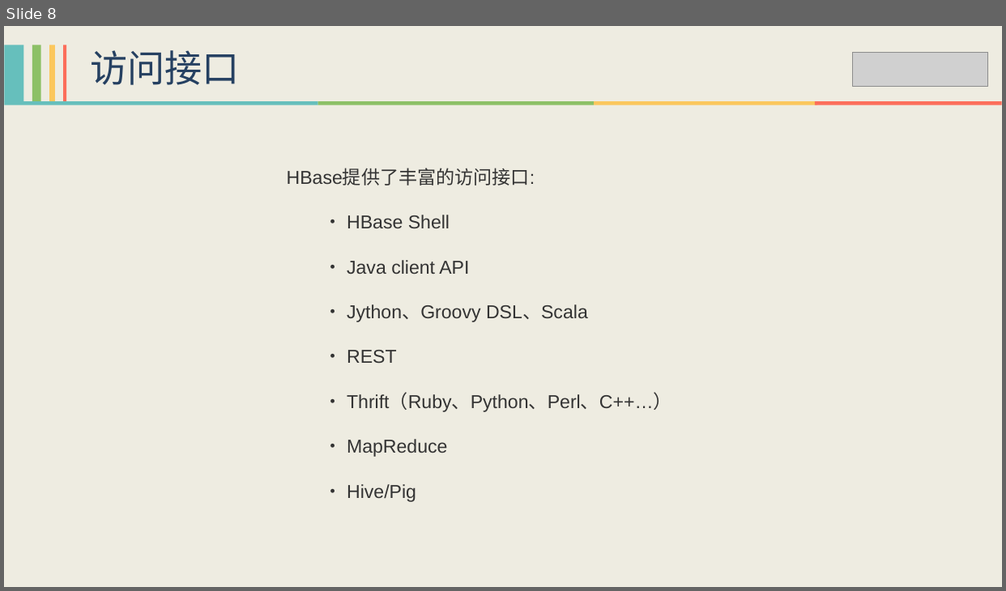
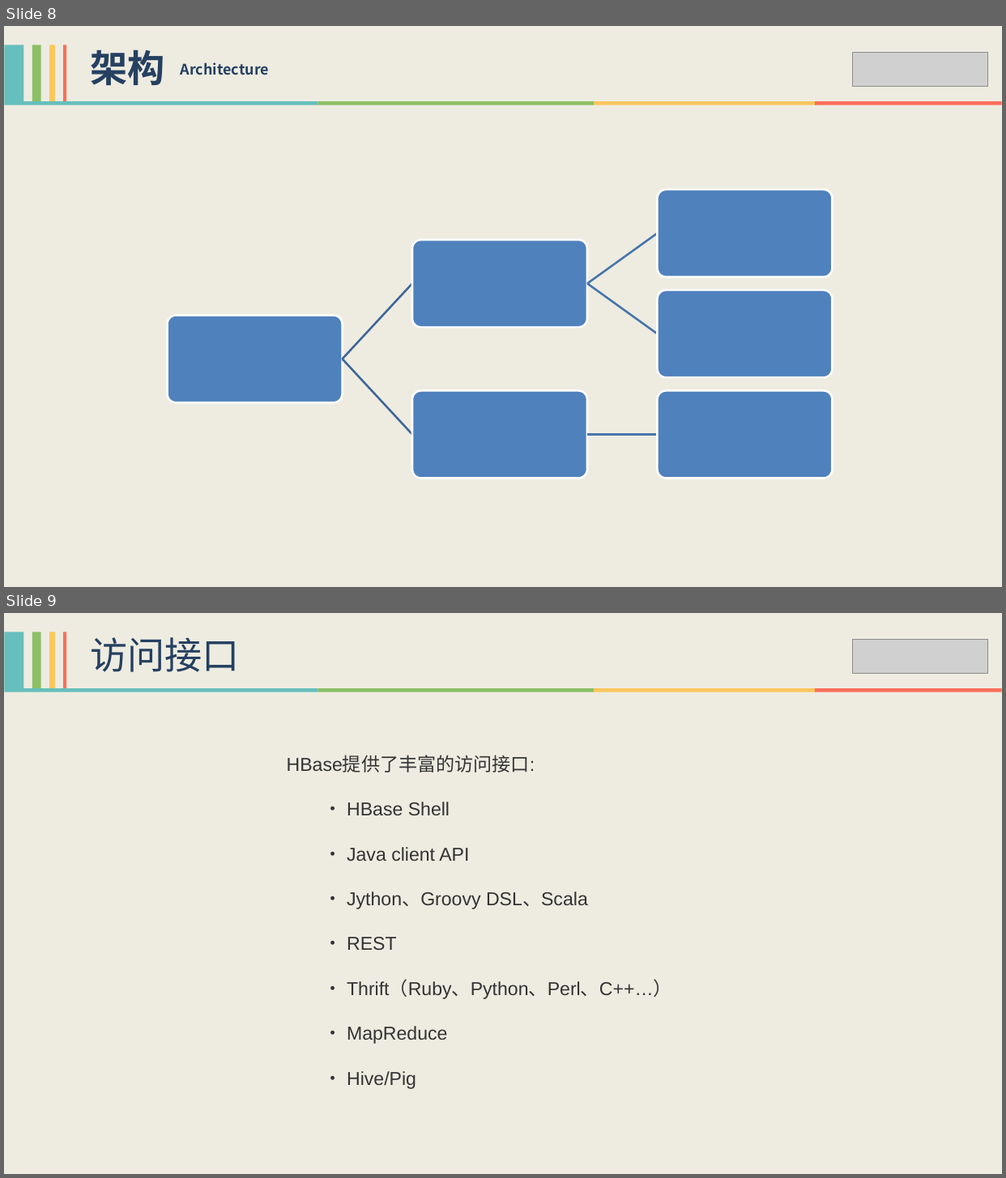
Before and after one commit to xiaoguoqiang/data, a slide deck: HBase技术分享-李强.pptx. Shown one above the other, each under a label of ours: slide 8 before the commit, slides 8 and 9 after it. The pictures are 1006x591 and 1006x1178 pixels, drawn with LibreOffice and Linux fonts; fonts in the diff are those of the drawing; grey boxes stand for pictures. Boxes give left, top, right and bottom in pixels: in the first picture for what was removed or moved away, otherwise in the second. Text is boxed around its words. In the diff, an @@ line names an element or a change of style, - is before the commit and + after.

```diff
--- a/HBase技术分享-李强.pptx
+++ b/HBase技术分享-李强.pptx
@@ slide 8 added at (x1=4, y1=26, x2=1002, y2=587), background #EEECE1 @@
@@ group added at (x1=4, y1=45, x2=66, y2=101): 4 rectangles @@
@@ text added at (x1=90, y1=49, x2=164, y2=86), 36 pt, text #254061, bold @@
+架构
@@ text added at (x1=181, y1=62, x2=270, y2=75), 14 pt, text #254061, bold @@
+Architecture
@@ picture added at (x1=852, y1=52, x2=987, y2=86) @@
@@ group added at (x1=4, y1=101, x2=1002, y2=105): 4 rectangles @@
@@ group added at (x1=167, y1=190, x2=832, y2=479): 6 rounded rectangles, 5 freeform shapes @@
@@ what was slide 8 is now slide 9 @@
```
Also in this commit, not shown: 2 slides changed.
